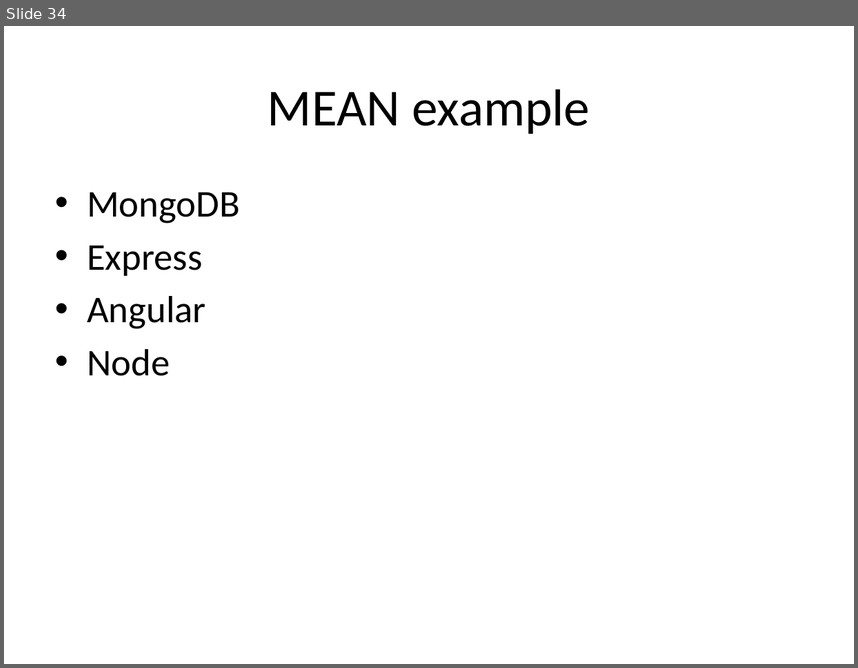
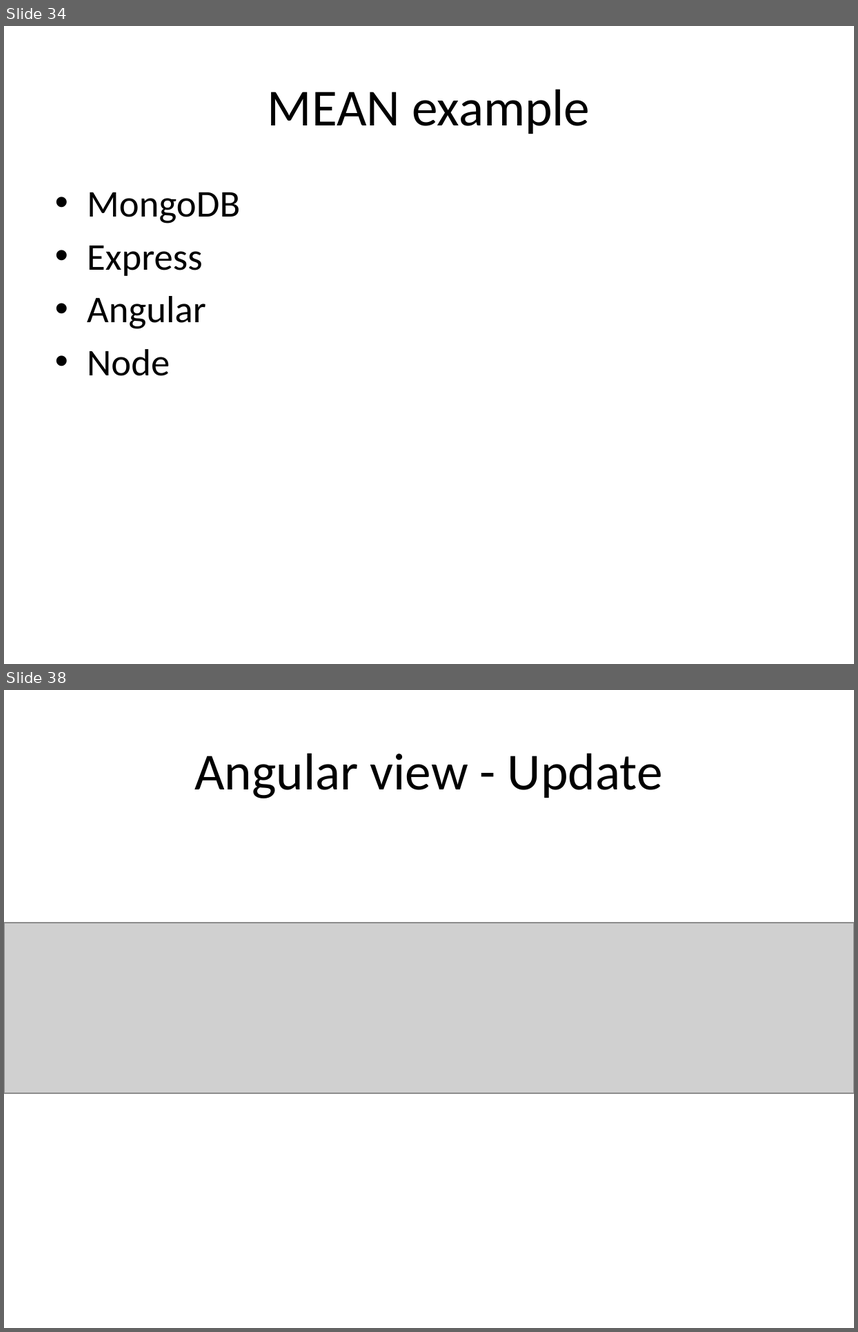
Before and after one commit to dvanvali/mongoDbPresentation, a slide deck: MongoDB.pptx. Shown one above the other, each under a label of ours: slide 34 before the commit, slides 34 and 38 after it; the slides between them are not shown. The pictures are 858x668 and 858x1332 pixels, drawn with LibreOffice and Linux fonts; fonts in the diff are those of the drawing; grey boxes stand for pictures; background and template pictures are left out. Boxes give left, top, right and bottom in pixels: in the first picture for what was removed or moved away, otherwise in the second. Text is boxed around its words. In the diff, an @@ line names an element or a change of style, - is before the commit and + after.

```diff
--- a/MongoDB.pptx
+++ b/MongoDB.pptx
@@ slide 38 added at bbox=[4, 690, 854, 1328], background picture (left out) @@
@@ title added at bbox=[194, 753, 663, 798], 44 pt, text #000000 @@
+Angular view - Update
@@ picture added at bbox=[4, 923, 854, 1094] @@
```
Also in this commit, not shown: 5 other slides added, 4 slides removed, 1 other file.
